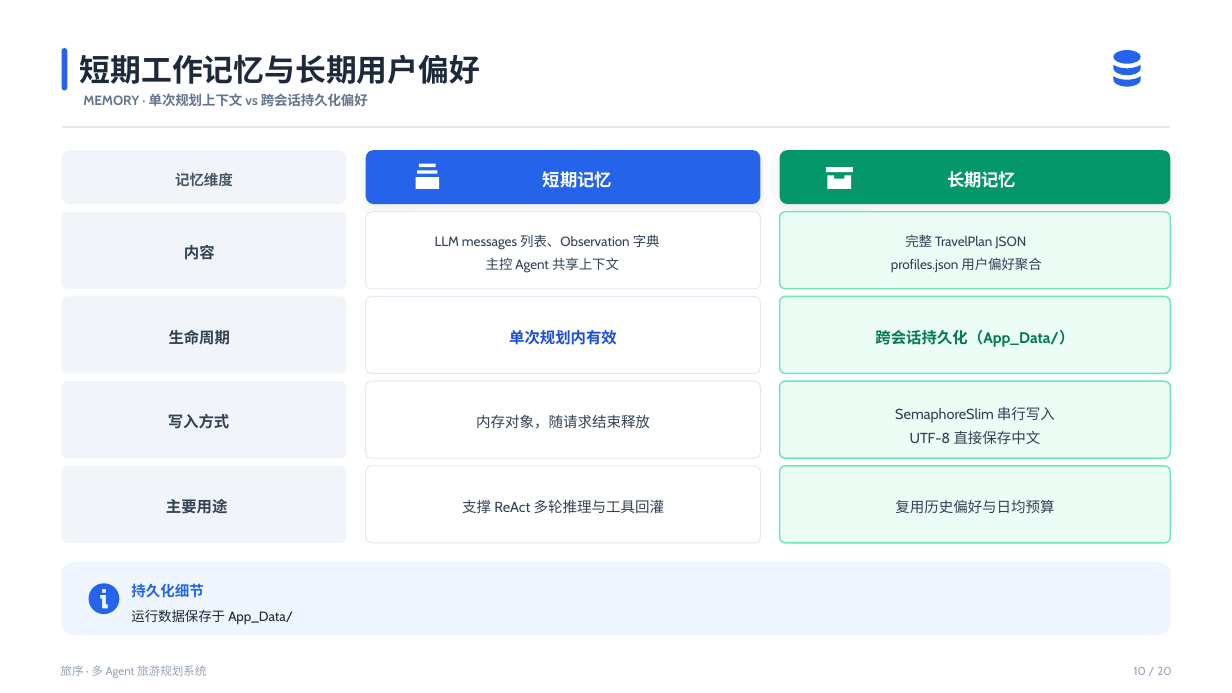
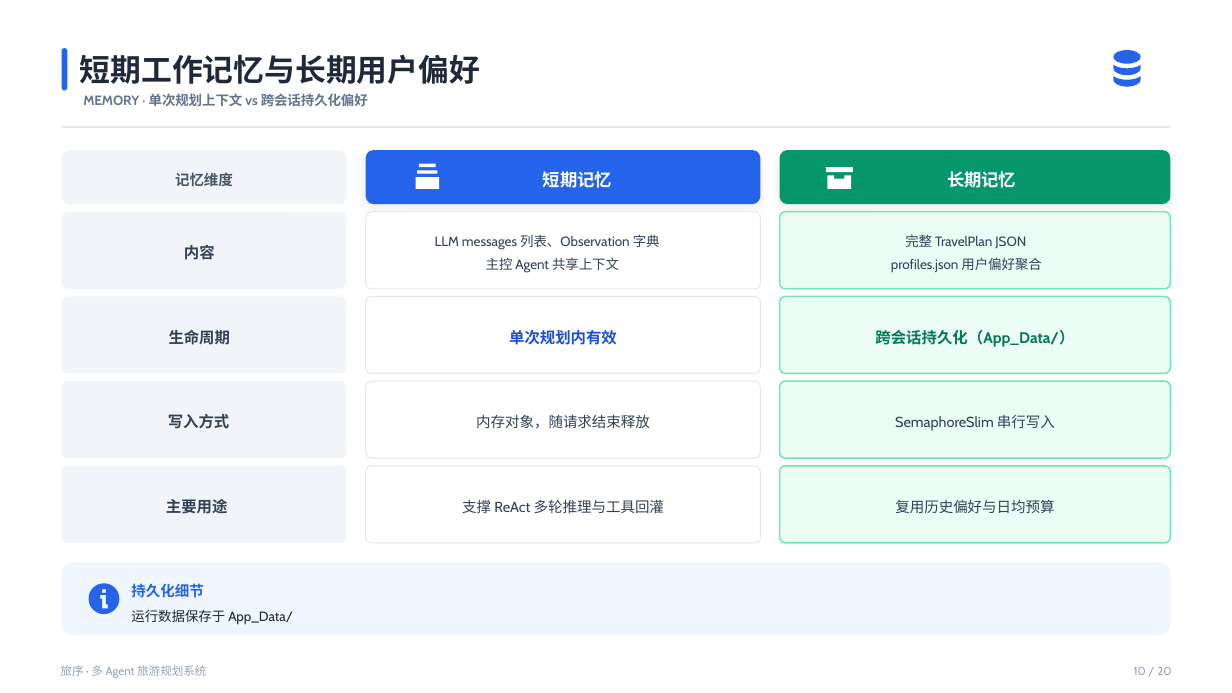
Before and after one commit to traveler703/DotNetAgentDev, a slide deck: slide 10 of docs/答辩演示.pptx. Drawn at 1232x693 pixels with LibreOffice and Linux fonts; fonts in the diff are those of the drawing. Boxes give left, top, right and bottom in pixels: in the first picture for what was removed or moved away, otherwise in the second. Text is boxed around its words. In the diff, an @@ line names an element or a change of style, - is before the commit and + after.

```diff
--- a/docs/答辩演示.pptx
+++ b/docs/答辩演示.pptx
@@ text "SemaphoreSlim 串行写入": place and size @@
-text "SemaphoreSlim 串行写入" at <box>895,407,1055,423</box>
+text "SemaphoreSlim 串行写入" at <box>895,415,1055,431</box>
@@ text removed at <box>910,431,1041,444</box> @@
-UTF-8 直接保存中文
```
Also in this commit, not shown: 11 other slides changed.
